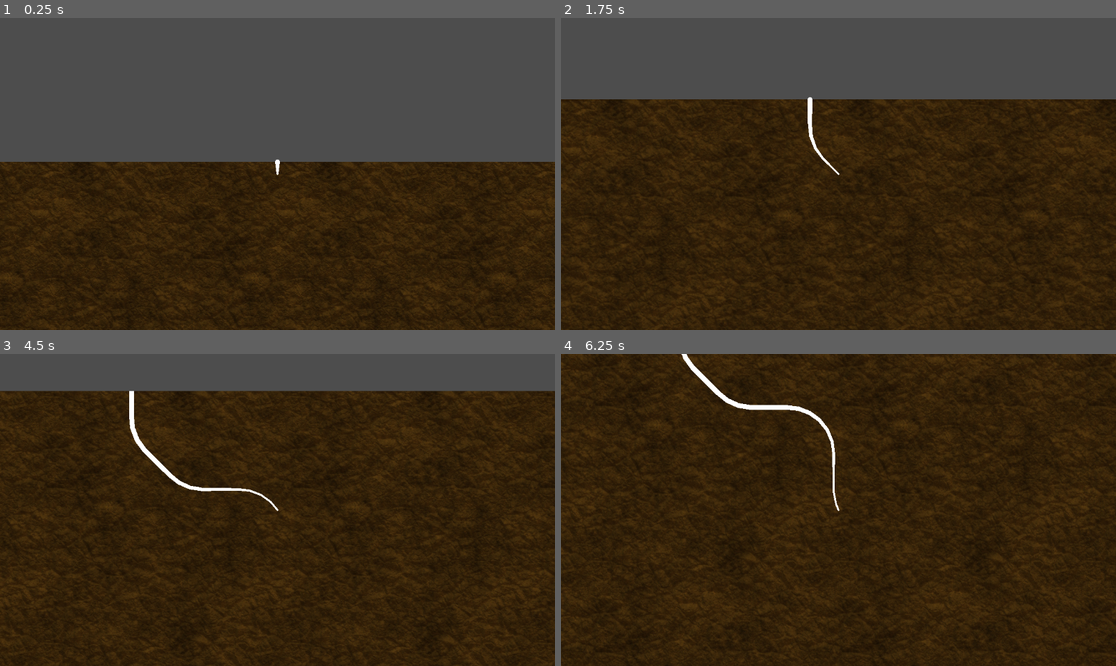
Above: before the commit, frames 1-4 (two rows, left to right).
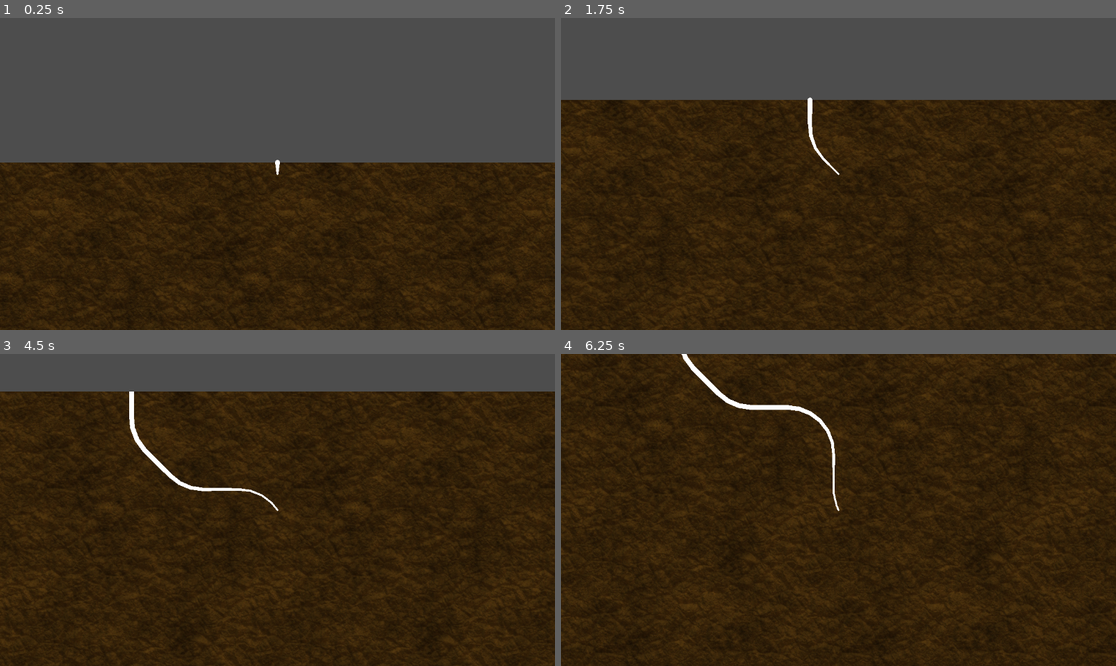
Above: after the commit, the same moments.

Repository: theghastlytuna/Broot_Force
Game: Godot game, scene res://Scenes/World.tscn
Same seed, same stepped clock (60 frames per second), same inputs: the game is played once before the commit and once after it. The engine's default icon, where the game draws it, is replaced by a stand-in: a white triangle on a blue panel in a dark square.
Inputs:
- Up to frame 1 (0.25 s): no input
- Up to frame 2 (1.75 s): hold Right (ui_right) 0.53-1.28 s; hold Down (ui_down) from 1.28 s (still down)
- Up to frame 3 (4.5 s): release Down (ui_down) at 2.03 s; hold Right (ui_right) 2.03-2.78 s; hold Up (ui_up) 2.78-3.53 s; hold Left (ui_left) from 3.53 s (still down)
- Up to frame 4 (6.25 s): release Left (ui_left) at 5.03 s; hold Down (ui_down) 5.03-5.78 s; hold Right (ui_right) from 5.78 s (still down)

The runs differ from the first frame. In frame 1, 0.2% of the frame differs, in the area x 0-100%, y 45-47%; in frame 2, 0.2%; in frame 3, 0.2%, in the area x 0-100%, y 11-50%; in frame 4, less than 0.1%.

Commit message:
reimplemented layer slowdown

Diff:
--- a/Scenes/World.tscn
+++ b/Scenes/World.tscn
@@ -60,7 +60,6 @@
 position_smoothing_speed = 11.125
 rotation_smoothing_speed = 5.845
 
-[connection signal="ChangedLayer" from="BackgroundManager" to="Root/Tip" method="_on_background_manager_changed_layer"]
 [node name="Spawner" type="Node2D" parent="." node_paths=PackedStringArray("addingParent")]
 script = ExtResource("3_bsb8w")
 resourceDictionary = {
@@ -70,3 +69,5 @@
 addingParent = NodePath("../Obsticles")
 
 [node name="Obsticles" type="Node2D" parent="."]
+
+[connection signal="ChangedLayer" from="BackgroundManager" to="Root/Tip" method="_on_background_manager_changed_layer"]
--- a/Scripts/Line2D.gd
+++ b/Scripts/Line2D.gd
@@ -26,7 +26,7 @@
 		lastSpawnedDepth = snappedi(global_position.y ,spawnInterval)
 		spawner.spawnObject(lastSpawnedDepth)
 
-	position += transform.y * speed * delta
+	position += transform.y * speed * delta * currentLayerMultiplier
 	distanceFromLastPoint += position.distance_to(lastPosition)
 	lastPosition = position
 	var input_dir := Input.get_vector("ui_right", "ui_left", "ui_down", "ui_up")
Not shown: 1 places in Scenes/World.tscn that only renumber resources
